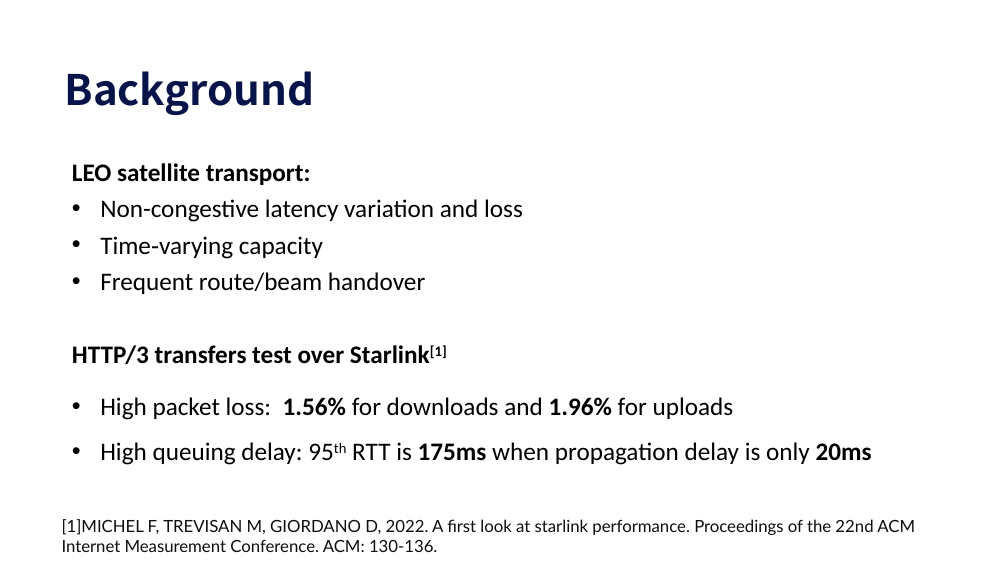
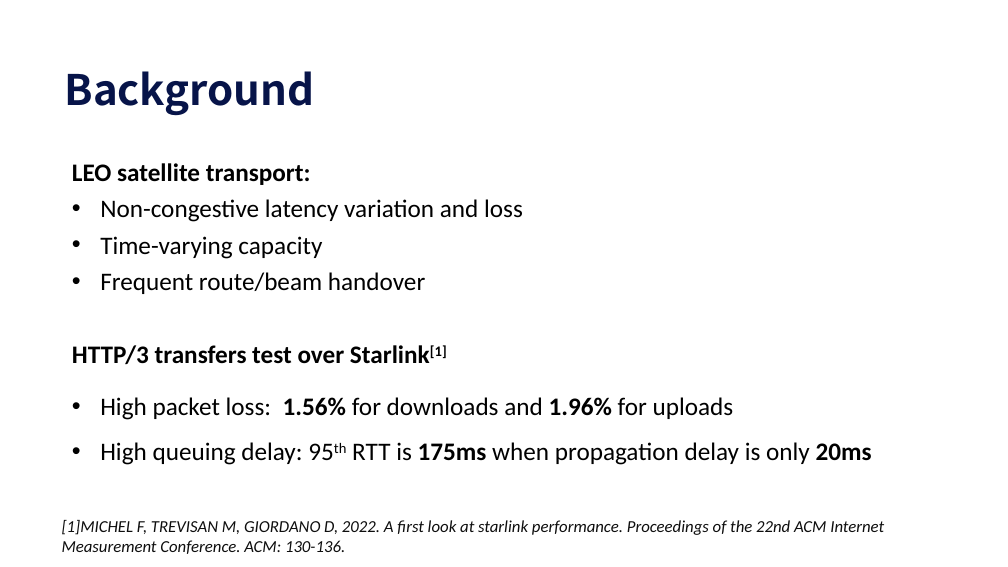
Before and after one commit to FengYang-oss/T4SAT, a slide deck: slide 2 of sidemeetings/ietf125/3-Transport Layer OAM Protocol Considerations-CMCC.pptx. Drawn at 1008x567 pixels with LibreOffice and Linux fonts; fonts in the diff are those of the drawing. Boxes give left, top, right and bottom in pixels: in the first picture for what was removed or moved away, otherwise in the second. Text is boxed around its words. In the diff, an @@ line names an element or a change of style, - is before the commit and + after.

```diff
--- a/sidemeetings/ietf125/3-Transport Layer OAM Protocol Considerations-CMCC.pptx
+++ b/sidemeetings/ietf125/3-Transport Layer OAM Protocol Considerations-CMCC.pptx
@@ text "[1]MICHEL F, TREVISAN M, GIORDANO ..." at box(62, 520, 884, 554): font Lato to Calibri, italic on @@
```
Also in this commit, not shown: 1 other slide changed, 4 other files.
